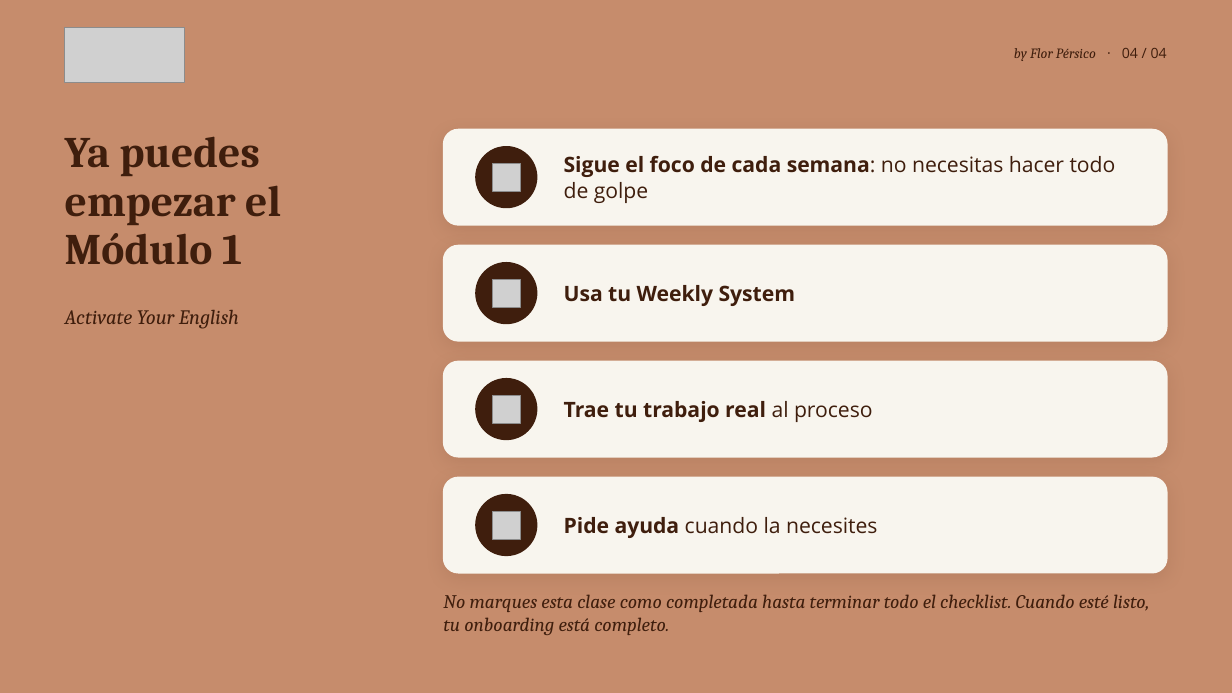
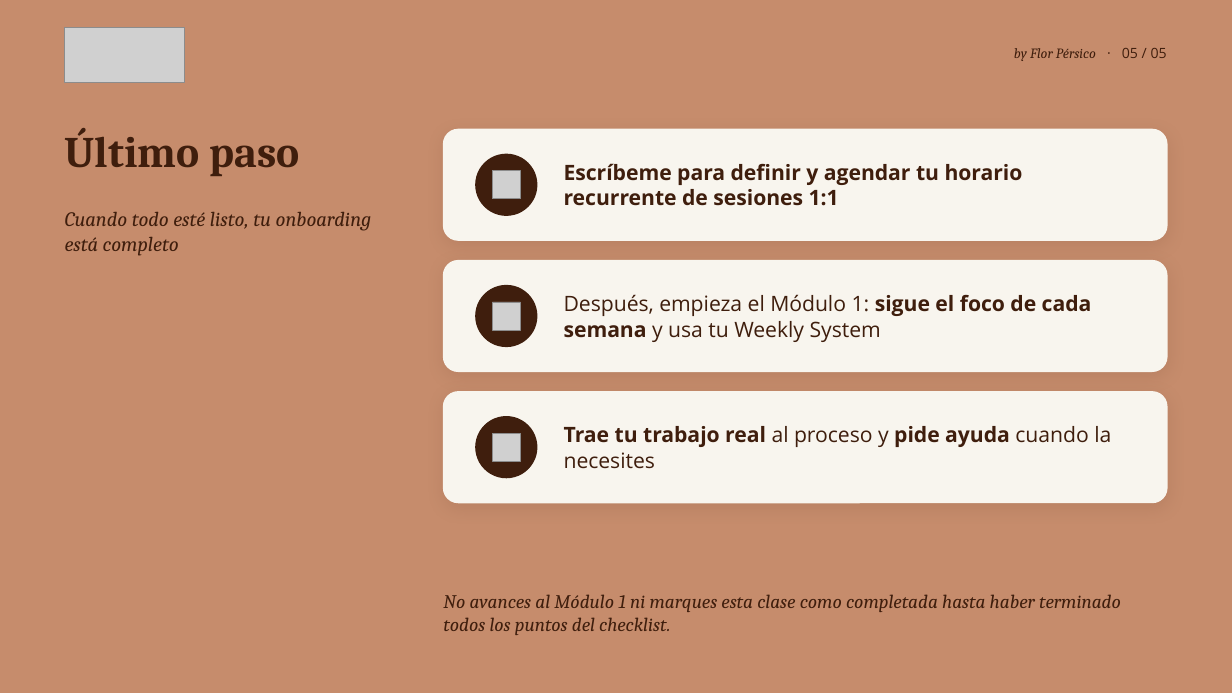
Before and after one commit to florenciapersico-ctrl/brakingbarriersatwork, a slide deck: slide 5 of onboarding/presentaciones/ONB13_Checklist_final.pptx (slide 4 before the commit). Drawn at 1232x693 pixels with LibreOffice and Linux fonts; fonts in the diff are those of the drawing; grey boxes stand for pictures. Boxes give left, top, right and bottom in pixels: in the first picture for what was removed or moved away, otherwise in the second. Text is boxed around its words. In the diff, an @@ line names an element or a change of style, - is before the commit and + after.

```diff
--- a/onboarding/presentaciones/ONB13_Checklist_final.pptx
+++ b/onboarding/presentaciones/ONB13_Checklist_final.pptx
@@ text at (x1=1014, y1=48, x2=1167, y2=61): text changed @@
-by Flor Pérsico · 04 / 04
+by Flor Pérsico · 05 / 05
@@ text at (x1=65, y1=128, x2=299, y2=176): text changed @@
-Ya puedes empezar el Módulo 1
+Último paso
@@ rounded rectangle resized from (x1=444, y1=129, x2=1167, y2=225) to (x1=444, y1=129, x2=1167, y2=240) @@
@@ ellipse moved from (x1=476, y1=147, x2=537, y2=208) to (x1=476, y1=154, x2=537, y2=215) @@
@@ picture moved from (x1=493, y1=164, x2=520, y2=191) to (x1=493, y1=171, x2=520, y2=199) @@
@@ text at (x1=564, y1=163, x2=1023, y2=206): text changed; bold on @@
-Sigue el foco de cada semana: no necesitas hacer todo de golpe
+Escríbeme para definir y agendar tu horario recurrente de sesiones 1:1
@@ text at (x1=65, y1=212, x2=372, y2=256): text changed @@
-Activate Your English
+Cuando todo esté listo, tu onboarding está completo
@@ rounded rectangle resized from (x1=444, y1=245, x2=1167, y2=340) to (x1=444, y1=261, x2=1167, y2=372) @@
@@ ellipse moved from (x1=476, y1=262, x2=537, y2=323) to (x1=476, y1=286, x2=537, y2=347) @@
@@ picture removed at (x1=493, y1=279, x2=520, y2=307) @@
@@ text at (x1=564, y1=294, x2=1092, y2=342): text changed; bold off @@
-Usa tu Weekly System
+Después, empieza el Módulo 1: sigue el foco de cada semana y usa tu Weekly System
@@ picture added at (x1=493, y1=302, x2=520, y2=330) @@
@@ proportions changed in 3 elements at (x1=444, y1=129, x2=1167, y2=240), (x1=444, y1=261, x2=1167, y2=372), (x1=444, y1=392, x2=1167, y2=503) @@
@@ rounded rectangle resized from (x1=444, y1=361, x2=1167, y2=457) to (x1=444, y1=392, x2=1167, y2=503) @@
@@ ellipse moved from (x1=476, y1=379, x2=537, y2=440) to (x1=476, y1=417, x2=537, y2=478) @@
@@ picture removed at (x1=493, y1=396, x2=520, y2=423) @@
@@ picture moved from (x1=493, y1=511, x2=520, y2=539) to (x1=493, y1=433, x2=520, y2=461) @@
@@ text at (x1=564, y1=426, x2=1111, y2=469): text changed; bold off @@
-Trae tu trabajo real al proceso
+Trae tu trabajo real al proceso y pide ayuda cuando la necesites
@@ rounded rectangle removed at (x1=444, y1=478, x2=1167, y2=573) @@
@@ ellipse removed at (x1=476, y1=494, x2=537, y2=555) @@
@@ text removed at (x1=564, y1=517, x2=877, y2=538) @@
-Pide ayuda cuando la necesites
@@ text at (x1=443, y1=594, x2=1121, y2=635): text changed @@
-No marques esta clase como completada hasta terminar todo el checklist. Cuando esté listo, tu onboarding está completo.
+No avances al Módulo 1 ni marques esta clase como completada hasta haber terminado todos los puntos del checklist.
```
Also in this commit, not shown: 2 other slides changed, 2 slides added, 1 slide removed, 2 other files.
